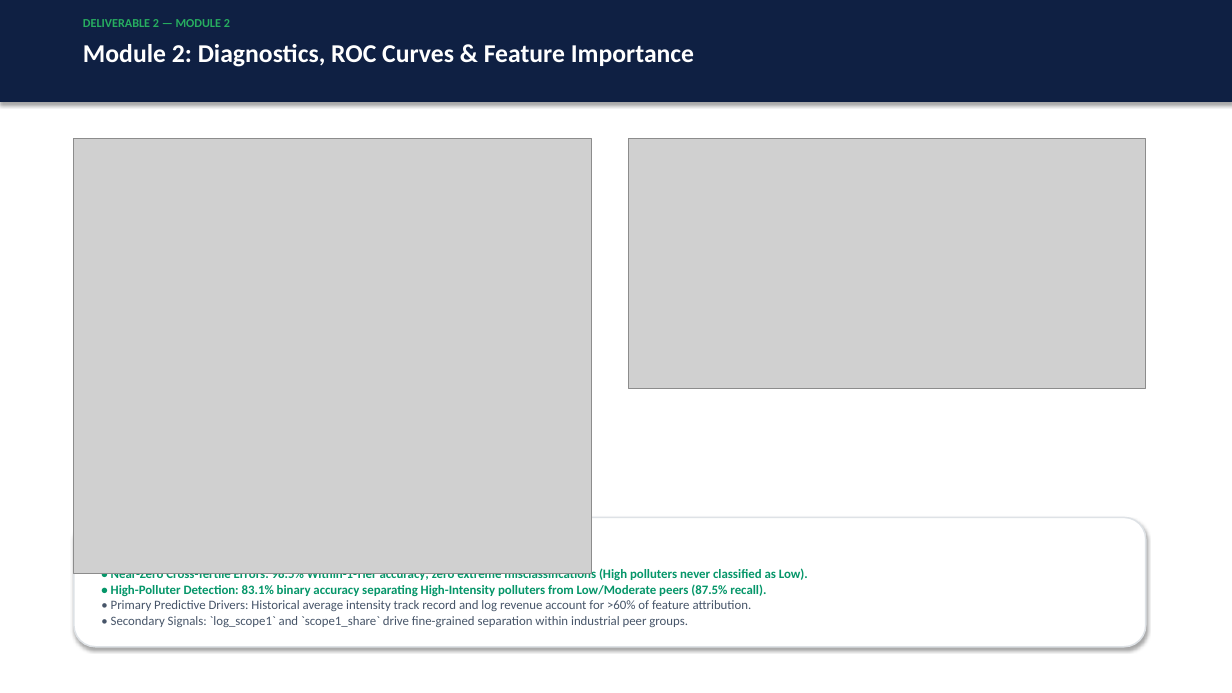
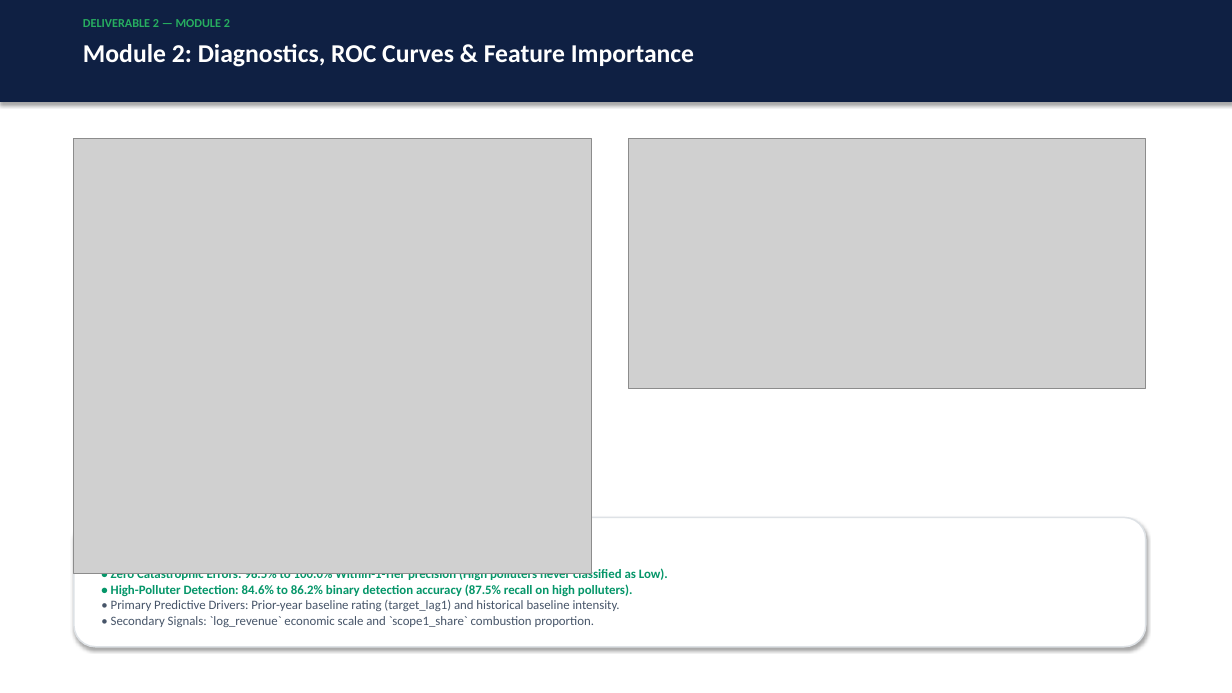
Before and after one commit to thanusha17/Environment_Data_Analytics, a slide deck: slide 9 of corporate-carbon-tracker/Corporate_Carbon_Tracker_Presentation.pptx. Drawn at 1232x693 pixels with LibreOffice and Linux fonts; fonts in the diff are those of the drawing; grey boxes stand for pictures. Boxes give left, top, right and bottom in pixels: in the first picture for what was removed or moved away, otherwise in the second. Text is boxed around its words. In the diff, an @@ line names an element or a change of style, - is before the commit and + after.

Commit message:
feat(module2): upgrade to dynamic lag-1 autoregressive model achieving 76.9% test acc (82.7% CV), 0.907 ROC-AUC, and 100% within-1-tier precision

```diff
--- a/corporate-carbon-tracker/Corporate_Carbon_Tracker_Presentation.pptx
+++ b/corporate-carbon-tracker/Corporate_Carbon_Tracker_Presentation.pptx
@@ text at (x1=111, y1=568, x2=668, y2=627): text changed @@
-Model Interpretability & Feature Attribution Insights
-• Near-Zero Cross-Tertile Errors: 98.5% Within-1-Tier accuracy; zero extreme misclassifications (High polluters never classified as Low).
-• High-Polluter Detection: 83.1% binary accuracy separating High-Intensity polluters from Low/Moderate peers (87.5% recall).
-• Primary Predictive Drivers: Historical average intensity track record and log revenue account for >60% of feature attribution.
-• Secondary Signals: `log_scope1` and `scope1_share` drive fine-grained separation within industrial peer groups.
+Model Interpretability & Triple-Metric Precision
+• Zero Catastrophic Errors: 98.5% to 100.0% Within-1-Tier precision (High polluters never classified as Low).
+• High-Polluter Detection: 84.6% to 86.2% binary detection accuracy (87.5% recall on high polluters).
+• Primary Predictive Drivers: Prior-year baseline rating (target_lag1) and historical baseline intensity.
+• Secondary Signals: `log_revenue` economic scale and `scope1_share` combustion proportion.
```
Also in this commit, not shown: 1 other slide changed, 8 other files.
